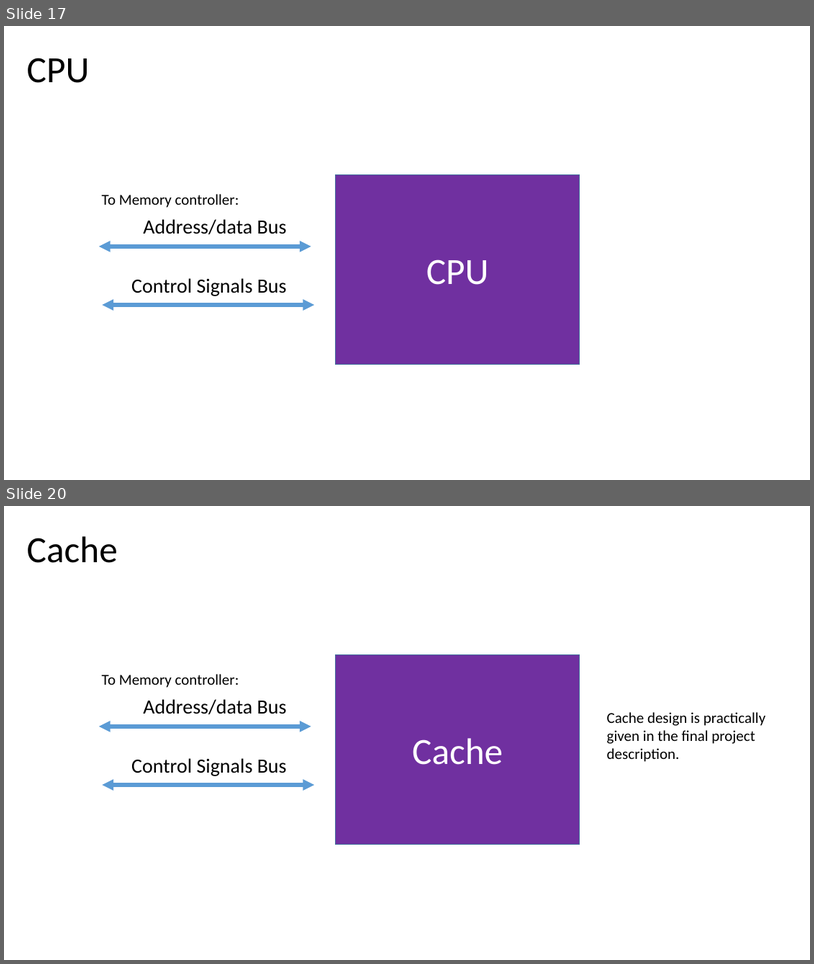
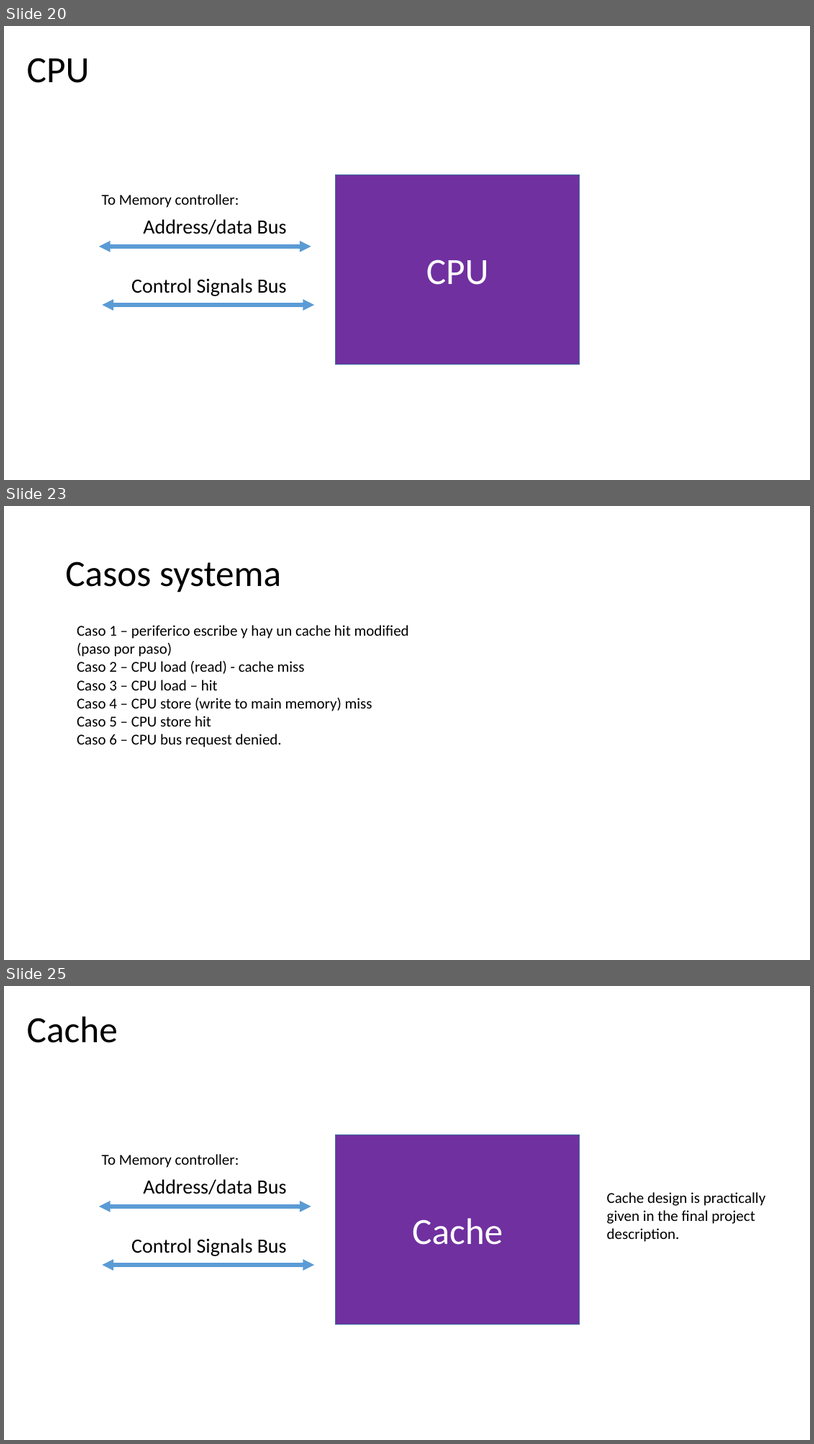
Before and after one commit to md710644/finalarquicompu, a slide deck: Diseno_final_arq.pptx. Shown one above the other, each under a label of ours: slides 17 and 20 before the commit, slides 20, 23 and 25 after it; the slides between them are not shown. The pictures are 814x964 and 814x1444 pixels, drawn with LibreOffice and Linux fonts; fonts in the diff are those of the drawing. Boxes give left, top, right and bottom in pixels: in the first picture for what was removed or moved away, otherwise in the second. Text is boxed around its words. In the diff, an @@ line names an element or a change of style, - is before the commit and + after.

```diff
--- a/Diseno_final_arq.pptx
+++ b/Diseno_final_arq.pptx
@@ slide 23 added at box(4, 506, 810, 960), background #FFFFFF @@
@@ title added at box(65, 561, 281, 592), 44 pt, text #000000 @@
+Casos systema
@@ text added at box(77, 625, 409, 747), 18 pt, text #000000 @@
+Caso 1 – periferico escribe y hay un cache hit modified (paso por paso)
+Caso 2 – CPU load (read) - cache miss
+Caso 3 – CPU load – hit
+Caso 4 – CPU store (write to main memory) miss
+Caso 5 – CPU store hit
+Caso 6 – CPU bus request denied.
@@ what was slide 17 is now slide 20 @@
@@ what was slide 20 is now slide 25 @@
```
Also in this commit, not shown: 1 slide changed, 6 other slides added, 1 slide removed, 11 other files.
